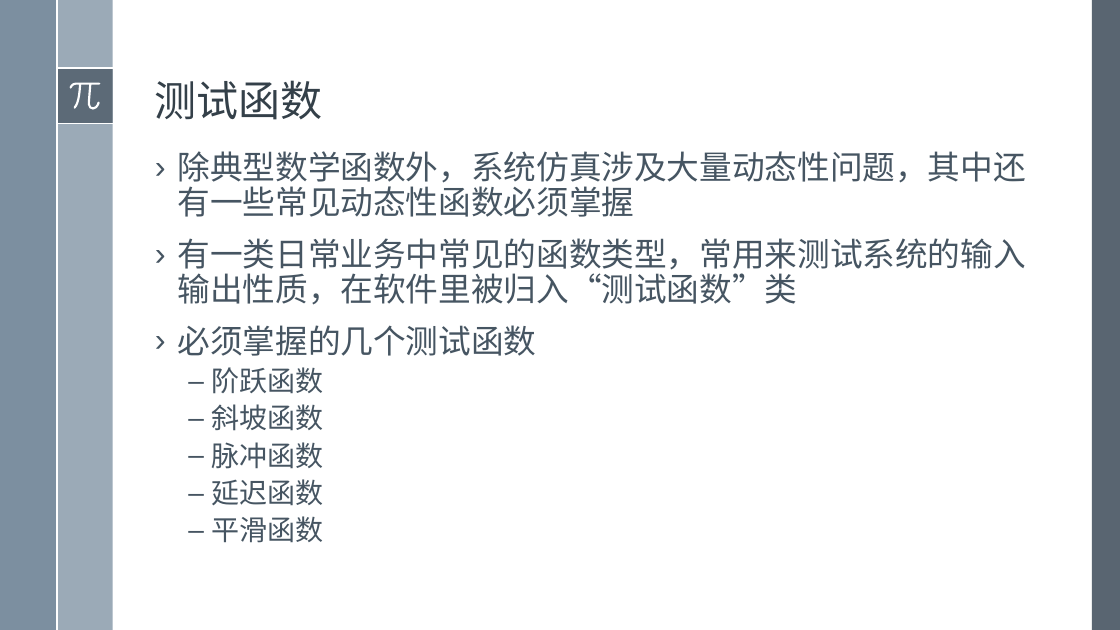
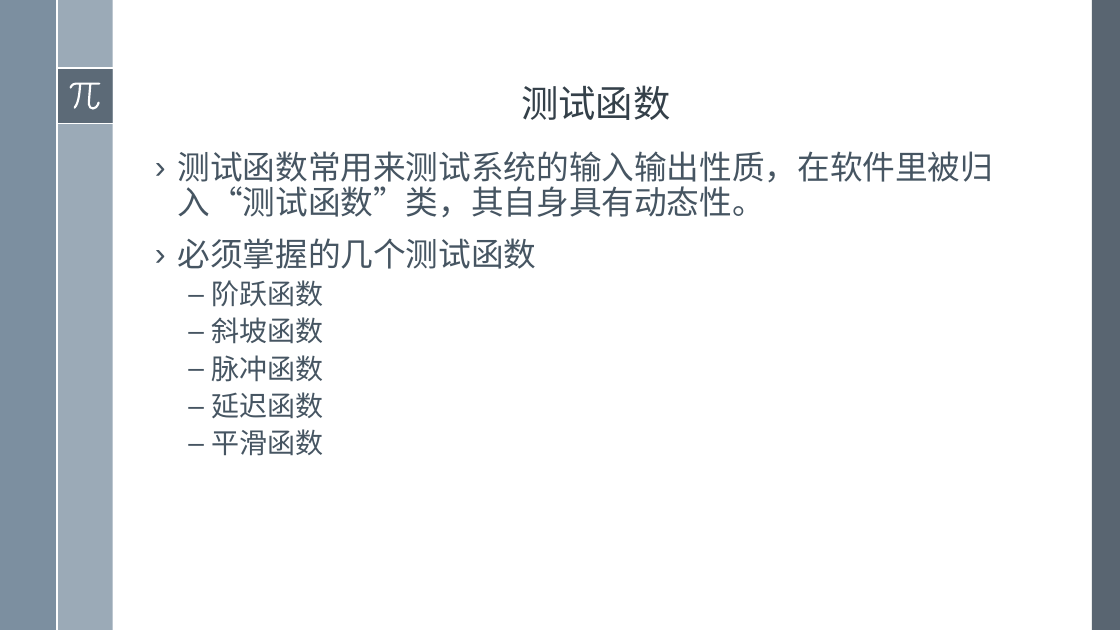
Before and after one commit to exoplanetX/SystemDynamics, a slide deck: slide 10 of 2019系统仿真-4-动态函数.pptx. Drawn at 1120x630 pixels with LibreOffice and Linux fonts; fonts in the diff are those of the drawing. Boxes give left, top, right and bottom in pixels: in the first picture for what was removed or moved away, otherwise in the second. Text is boxed around its words. In the diff, an @@ line names an element or a change of style, - is before the commit and + after.

```diff
--- a/2019系统仿真-4-动态函数.pptx
+++ b/2019系统仿真-4-动态函数.pptx
@@ title "测试函数" at (521, 85, 670, 120): size 36 to 32 pt; alignment left to centre @@
@@ text at (178, 151, 994, 218): text changed @@
-› 除典型数学函数外，系统仿真涉及大量动态性问题，其中还有一些常见动态性函数必须掌握
-› 有一类日常业务中常见的函数类型，常用来测试系统的输入输出性质，在软件里被归入“测试函数”类
+› 测试函数常用来测试系统的输入输出性质，在软件里被归入“测试函数”类，其自身具有动态性。
```
Also in this commit, not shown: 3 other slides changed, 1 other file.
